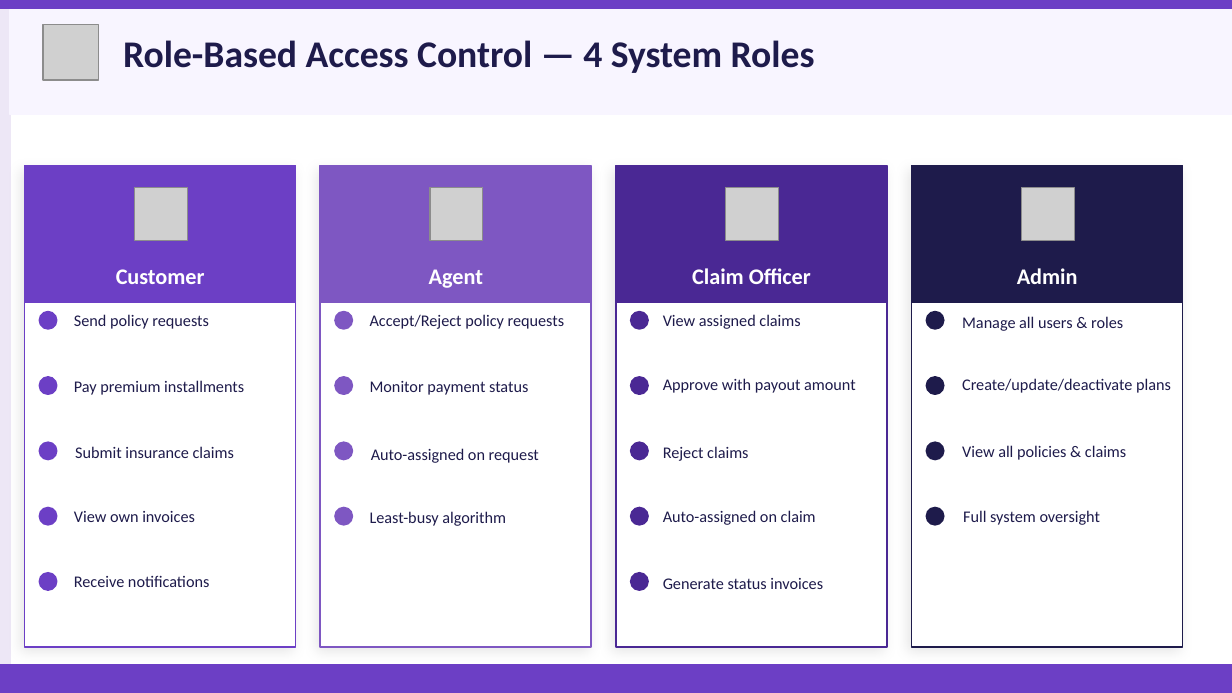
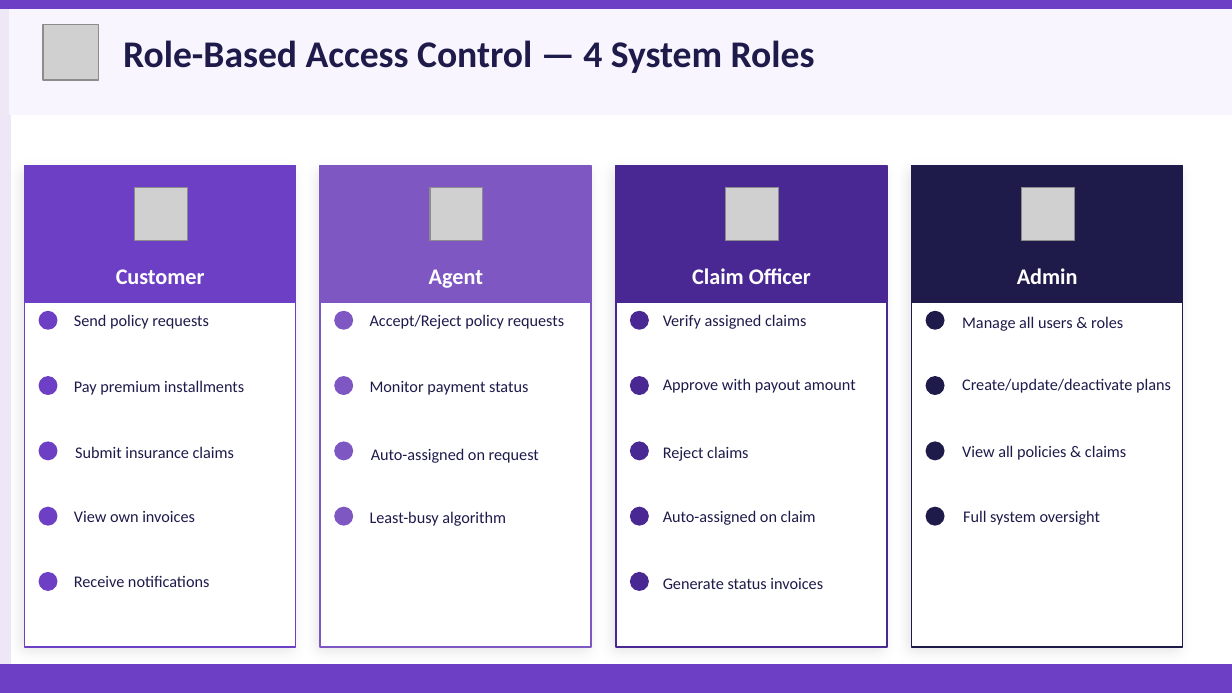
Before and after one commit to goutham4126/GOUTHAM, a slide deck: slide 7 of documents/insurance_capstone.pptx. Drawn at 1232x693 pixels with LibreOffice and Linux fonts; fonts in the diff are those of the drawing; grey boxes stand for pictures. Boxes give left, top, right and bottom in pixels: in the first picture for what was removed or moved away, otherwise in the second. Text is boxed around its words. In the diff, an @@ line names an element or a change of style, - is before the commit and + after.

```diff
--- a/documents/insurance_capstone.pptx
+++ b/documents/insurance_capstone.pptx
@@ text at box(663, 314, 806, 329): text changed @@
-View assigned claims
+Verify assigned claims
```
Also in this commit, not shown: 9 other slides changed, 2 other files.
